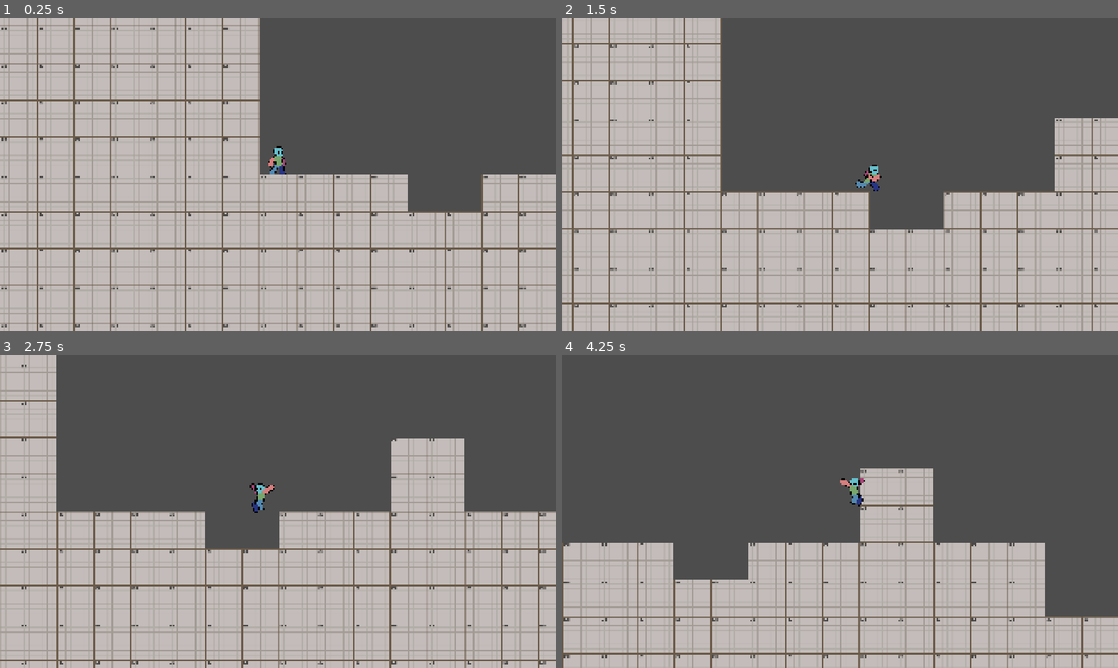
Above: before the commit, frames 1-4 (two rows, left to right).
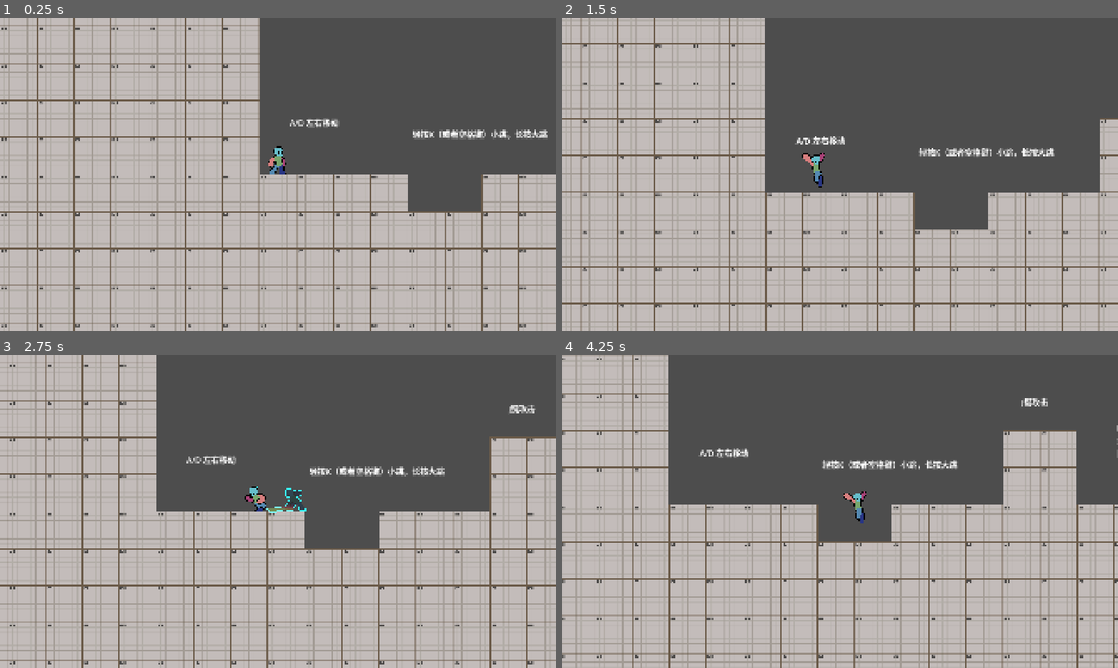
Above: after the commit, the same moments.

Repository: duanyue166/gamejam-2611
Game: Godot game, scene res://main.tscn
Two runs of this game, one before a commit and one after it. Both use one fixed random seed, a clock stepped at 60 frames per second and the inputs below.
Inputs:
- Up to frame 1 (0.25 s): no input
- Up to frame 2 (1.5 s): tap Enter at 0.5 s; hold D (move_right) from 0.53 s (still down); tap L (dash) at 0.6 s; tap K (jump) at 0.77 s; tap H (ability_1, bound only after the commit) at 0.8, 1.35 s
- Up to frame 3 (2.75 s): tap K (jump) at 1.52 s; tap L (dash) at 1.55 s; release D (move_right) at 2.03 s; hold A (move_left) from 2.03 s (still down); tap J (attack) at 2.1 s; tap H (ability_1, bound only after the commit) at 2.3 s
- Up to frame 4 (4.25 s): release A (move_left) at 2.78 s; hold D (move_right) from 2.78 s (still down); tap L (dash) at 2.85 s; tap K (jump) at 3.02, 3.77 s; tap I (flip_gravity) at 3.6 s; tap H (ability_1, bound only after the commit) at 3.8 s

The runs differ from the first frame. In frame 1, 0.6% of the frame differs, in the area x 52-99%, y 32-39%; in frame 2, 22%; in frame 3, 29%; in frame 4, 39%, in the area x 0-100%, y 0-100%.

Commit message:
增加回溯能力

Diff:
--- a/debug_player.gd
+++ b/debug_player.gd
@@ -17,12 +17,14 @@
 const RUN_SPEED_RATIO := 0.7
 const RUN_EXIT_RATIO := 0.75
 const COYOTE_TIME := 0.1
+const REWIND_SHADOW_SCENE: PackedScene = preload("res://rewind_shadow.tscn")
 
 @onready var sprite: AnimatedSprite2D = $AnimatedSprite2D
 
 @onready var start_pos := global_position
 
 @export var movement_data : PlayerMovementData
+@export var rewind_effect_layer: Node2D
 
 
 var could_air_jump := false
@@ -35,12 +37,16 @@
 var gravity_flip_cooldown_left := 0.0
 var jumped_this_frame := false
 var _animation_state := AnimationState.IDLE
+var _rewind_shadow: RewindShadow
 
 func _ready() -> void:
 	sprite.animation_finished.connect(_on_animation_finished)
 	_change_animation_state(AnimationState.IDLE, true)
 
 func _physics_process(delta: float) -> void:
+	if Input.is_action_just_pressed(&"ability_1") and _use_rewind():
+		return
+
 	var input_axis := Input.get_axis("move_left", "move_right")
 	coyote_time_left = maxf(coyote_time_left - delta, 0.0)
 	gravity_flip_cooldown_left = maxf(gravity_flip_cooldown_left - delta, 0.0)
@@ -70,6 +76,31 @@
 		coyote_time_left = COYOTE_TIME
 	update_animation(input_axis, attack_requested)
 
+func _use_rewind() -> bool:
+	if is_instance_valid(_rewind_shadow) and not _rewind_shadow.is_queued_for_deletion():
+		var anchor := _rewind_shadow
+		_rewind_shadow = null
+		global_position = anchor.global_position
+		reset_physics_interpolation()
+		velocity = Vector2.ZERO
+		dash_time_left = 0.0
+		coyote_time_left = 0.0
+		anchor.consume()
+		return true
+
+	if is_instance_valid(rewind_effect_layer):
+		var shadow := REWIND_SHADOW_SCENE.instantiate() as RewindShadow
+		rewind_effect_layer.add_child(shadow)
+		shadow.global_position = global_position
+		shadow.capture_frame(sprite)
+		shadow.expired.connect(_on_rewind_shadow_expired)
+		_rewind_shadow = shadow
+	return false
+
+func _on_rewind_shadow_expired(shadow: RewindShadow) -> void:
+	if _rewind_shadow == shadow:
+		_rewind_shadow = null
+
 func set_gravity_inverted(inverted: bool) -> void:
 	gravity_sign = -1.0 if inverted else 1.0
 	up_direction = Vector2.DOWN if inverted else Vector2.UP
--- /dev/null
+++ b/info_layer.tscn
@@ -0,0 +1,24 @@
+[gd_scene format=3 uid="uid://ddydqtanpix1h"]
+
+[node name="InfoLayer" type="Control" unique_id=899728192]
+layout_mode = 3
+anchors_preset = 15
+anchor_right = 1.0
+anchor_bottom = 1.0
+grow_horizontal = 2
+grow_vertical = 2
+
+[node name="CanvasLayer" type="CanvasLayer" parent="." unique_id=1633121469]
+
+[node name="Label" type="Label" parent="CanvasLayer" unique_id=977194978]
+offset_left = 1480.0
+offset_top = 48.0
+offset_right = 1883.0
+offset_bottom = 240.0
+theme_override_colors/font_color = Color(0, 0, 0, 1)
+theme_override_colors/font_outline_color = Color(1, 1, 1, 1)
+theme_override_font_sizes/font_size = 31
+text = "W/D  移动
+K/Space 跳跃
+J 攻击
+H 放置回溯点，再按一次回溯"
--- a/main.tscn
+++ b/main.tscn
@@ -7,5 +7,52 @@
 
 [node name="TestStage" parent="." unique_id=1247203399 instance=ExtResource("1_0xm2m")]
 
-[node name="Player" parent="." unique_id=1532610965 instance=ExtResource("2_h2yge")]
+[node name="EffectLayer" type="Node2D" parent="." unique_id=1832524616]
+
+[node name="Player" parent="." unique_id=1532610965 node_paths=PackedStringArray("rewind_effect_layer") instance=ExtResource("2_h2yge")]
 position = Vector2(-576, 0)
+rewind_effect_layer = NodePath("../EffectLayer")
+
+[node name="Control" type="Control" parent="." unique_id=2117940723]
+layout_mode = 3
+anchors_preset = 0
+offset_right = 40.0
+offset_bottom = 40.0
+
+[node name="Label" type="Label" parent="Control" unique_id=226349313]
+layout_mode = 0
+offset_left = -112.0
+offset_top = -160.0
+offset_right = 140.0
+offset_bottom = -120.0
+theme_override_font_sizes/font_size = 28
+text = "轻按K（或者空格键）小跳，长按大跳"
+
+[node name="Label2" type="Label" parent="Control" unique_id=1092965730]
+layout_mode = 0
+offset_left = 576.0
+offset_top = -376.0
+offset_right = 846.0
+offset_bottom = -336.0
+theme_override_font_sizes/font_size = 28
+text = "J键攻击"
+
+[node name="Label4" type="Label" parent="Control" unique_id=1972971897]
+layout_mode = 0
+offset_left = 904.0
+offset_top = -288.0
+offset_right = 1319.0
+offset_bottom = -205.0
+theme_override_font_sizes/font_size = 28
+text = "H 键放置一个锚点，
+3s时间内再按H可以返回这个位置
+目前可以在任意位置设置锚点（包括空中）"
+
+[node name="Label3" type="Label" parent="Control" unique_id=109655704]
+layout_mode = 0
+offset_left = -536.0
+offset_top = -200.0
+offset_right = -266.0
+offset_bottom = -160.0
+theme_override_font_sizes/font_size = 28
+text = "A/D 左右移动"
--- a/project.godot
+++ b/project.godot
@@ -11,6 +11,7 @@
 [application]
 
 config/name="SevenDays"
+config/version="0.0.1"
 run/main_scene="uid://ck12oxjygim6r"
 config/features=PackedStringArray("4.7", "GL Compatibility")
 config/icon="res://icon.svg"
@@ -19,6 +20,8 @@
 
 window/size/viewport_width=1920
 window/size/viewport_height=1080
+window/size/window_width_override=1280
+window/size/window_height_override=720
 window/stretch/mode="canvas_items"
 window/stretch/aspect="expand"
 
@@ -71,6 +74,12 @@
 "events": [Object(InputEventKey,"resource_local_to_scene":false,"resource_name":"","device":16,"window_id":0,"alt_press …(190 unchanged characters)…
 ]
 }
+ability_1={
+"deadzone": 0.2,
+"events": [Object(InputEventKey,"resource_local_to_scene":false,"resource_name":"","device":-1,"window_id":0,"alt_pressed":false,"shift_pressed":false,"ctrl_pressed":false,"meta_pressed":false,"pressed":false,"keycode":0,"physical_keycode":72,"key_label":0,"unicode":104,"location":0,"echo":false,"script":null)
+, Object(InputEventKey,"resource_local_to_scene":false,"resource_name":"","device":-1,"window_id":0,"alt_pressed":false,"shift_pressed":false,"ctrl_pressed":false,"meta_pressed":false,"pressed":false,"keycode":0,"physical_keycode":86,"key_label":0,"unicode":118,"location":0,"echo":false,"script":null)
+]
+}
 
 [physics]
 
@@ -81,3 +90,4 @@
 rendering_device/driver.windows="d3d12"
 renderer/rendering_method="gl_compatibility"
 renderer/rendering_method.mobile="gl_compatibility"
+textures/vram_compression/import_etc2_astc=true
--- /dev/null
+++ b/rewind_shadow.gd
@@ -0,0 +1,38 @@
+class_name RewindShadow
+extends Node2D
+
+signal expired(shadow: RewindShadow)
+
+@onready var sprite: Sprite2D = $Shadow
+@onready var timer: Timer = $Timer
+@onready var animation_player: AnimationPlayer = $AnimationPlayer
+
+func _ready() -> void:
+	animation_player.play("fade_in")
+
+func capture_frame(source: AnimatedSprite2D) -> void:
+	var frame_texture := source.sprite_frames.get_frame_texture(source.animation, source.frame)
+	if frame_texture is AtlasTexture:
+		# Give the shader UVs for this frame and keep its edge sampling inside the frame.
+		var frame_image := frame_texture.get_image()
+		if frame_image != null and not frame_image.is_empty():
+			frame_texture = ImageTexture.create_from_image(frame_image)
+	sprite.texture = frame_texture
+	sprite.global_transform = source.global_transform
+	sprite.centered = source.centered
+	sprite.offset = source.offset
+	sprite.flip_h = source.flip_h
+	sprite.flip_v = source.flip_v
+	sprite.texture_filter = source.texture_filter
+	sprite.modulate = source.modulate
+	sprite.self_modulate = source.self_modulate
+
+
+func consume() -> void:
+	timer.stop()
+	queue_free()
+
+
+func _on_timer_timeout() -> void:
+	expired.emit(self)
+	consume()
--- a/rewind_shadow.tscn
+++ b/rewind_shadow.tscn
@@ -2,6 +2,62 @@
 
 [ext_resource type="Texture2D" uid="uid://dbpwsib80jw8g" path="res://assets/test/player/male_hero_template-design.png" id="1_86kq4"]
 [ext_resource type="Shader" uid="uid://dmep2e14dcior" path="res://resources/rewind_shadow.gdshader" id="2_shadow"]
+[ext_resource type="Script" uid="uid://cg71puhq5d80e" path="res://rewind_shadow.gd" id="3_script"]
+[ext_resource type="Script" uid="uid://cnoqhclmldye6" path="res://addons/pixelfx/nodes/pixel_fx_2d.gd" id="4_l53sd"]
+
+[sub_resource type="Animation" id="Animation_l53sd"]
+length = 0.001
+tracks/0/type = "value"
+tracks/0/imported = false
+tracks/0/enabled = true
+tracks/0/path = NodePath("Shadow:modulate")
+tracks/0/interp = 1
+tracks/0/loop_wrap = true
+tracks/0/keys = {
+"times": PackedFloat32Array(0),
+"transitions": PackedFloat32Array(1),
+"update": 0,
+"values": [Color(1, 1, 1, 1)]
+}
+
+[sub_resource type="Animation" id="Animation_1ytq8"]
+resource_name = "fade_in"
+length = 0.3
+tracks/0/type = "value"
+tracks/0/imported = false
+tracks/0/enabled = true
+tracks/0/path = NodePath("Shadow:modulate")
+tracks/0/interp = 1
+tracks/0/loop_wrap = true
+tracks/0/keys = {
+"times": PackedFloat32Array(0, 0.3),
+"transitions": PackedFloat32Array(1, 1),
+"update": 0,
+"values": [Color(1, 1, 1, 0), Color(1, 1, 1, 1)]
+}
+
+[sub_resource type="Animation" id="Animation_uea5k"]
+resource_name = "fade_out"
+length = 0.3
+tracks/0/type = "value"
+tracks/0/imported = false
+tracks/0/enabled = true
+tracks/0/path = NodePath("Shadow:modulate")
+tracks/0/interp = 1
+tracks/0/loop_wrap = true
+tracks/0/keys = {
+"times": PackedFloat32Array(0, 0.3),
+"transitions": PackedFloat32Array(1, 1),
+"update": 0,
+"values": [Color(1, 1, 1, 1), Color(1, 1, 1, 0)]
+}
+
+[sub_resource type="AnimationLibrary" id="AnimationLibrary_uea5k"]
+_data = {
+&"RESET": SubResource("Animation_l53sd"),
+&"fade_in": SubResource("Animation_1ytq8"),
+&"fade_out": SubResource("Animation_uea5k")
+}
 
 [sub_resource type="ShaderMaterial" id="ShaderMaterial_shadow"]
 shader = ExtResource("2_shadow")
@@ -24,10 +80,26 @@
 shader_parameter/point_color = Color(1, 1, 1, 1)
 
 [node name="RewindShadow" type="Node2D" unique_id=854917235]
+script = ExtResource("3_script")
 
 [node name="Timer" type="Timer" parent="." unique_id=647650441]
+process_callback = 0
+wait_time = 3.0
+one_shot = true
+autostart = true
 
 [node name="AnimationPlayer" type="AnimationPlayer" parent="." unique_id=1109502094]
+libraries/ = SubResource("AnimationLibrary_uea5k")
+
+[node name="PixelFx2D" type="Node2D" parent="." unique_id=1179948384]
+modulate = Color(1, 1, 1, 0)
+position = Vector2(0, 7.9999995)
+scale = Vector2(1.67, 1.67)
+script = ExtResource("4_l53sd")
+effect = "scifi/teleporter-pad"
+autoplay = false
+palette = PackedColorArray()
+metadata/_custom_type_script = "uid://cnoqhclmldye6"
 
 [node name="Shadow" type="Sprite2D" parent="." unique_id=1522557516]
 texture_filter = 1
@@ -35,3 +107,5 @@
 position = Vector2(0, -48)
 scale = Vector2(3, 3)
 texture = ExtResource("1_86kq4")
+
+[connection signal="timeout" from="Timer" to="." method="_on_timer_timeout"]
--- /dev/null
+++ b/test_scene.tscn
@@ -0,0 +1,3 @@
+[gd_scene format=3 uid="uid://s60ymxk30rrg"]
+
+[node name="TestScene" type="Node2D" unique_id=410586861]
Not shown, added: export_presets.cfg
Not shown, added: rewind_shadow.gd.uid
